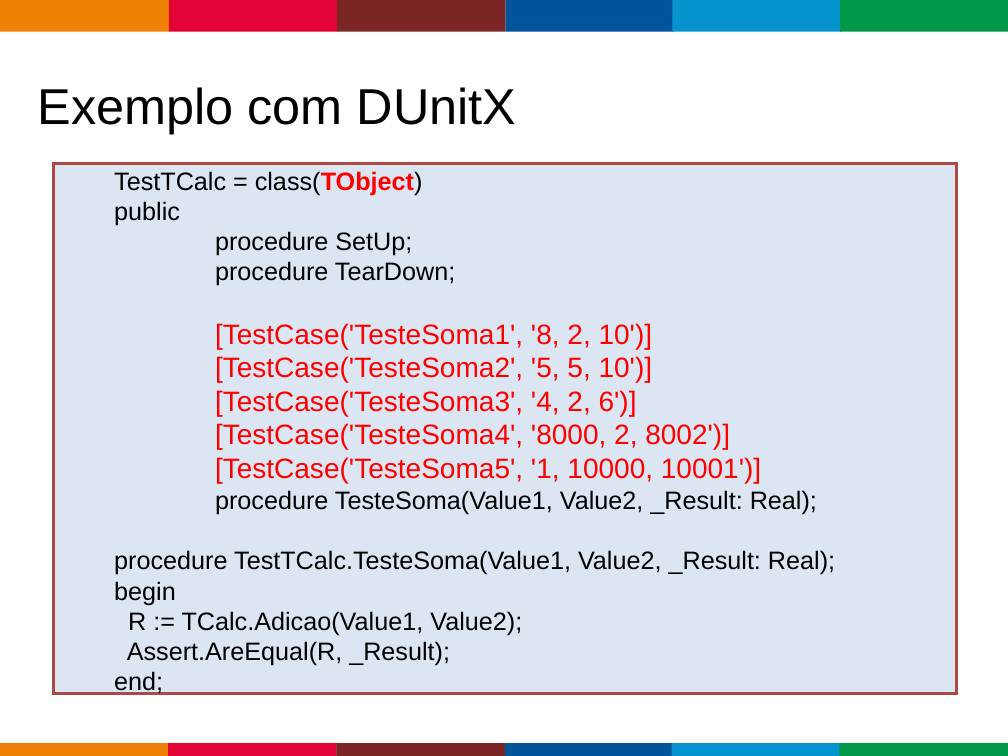
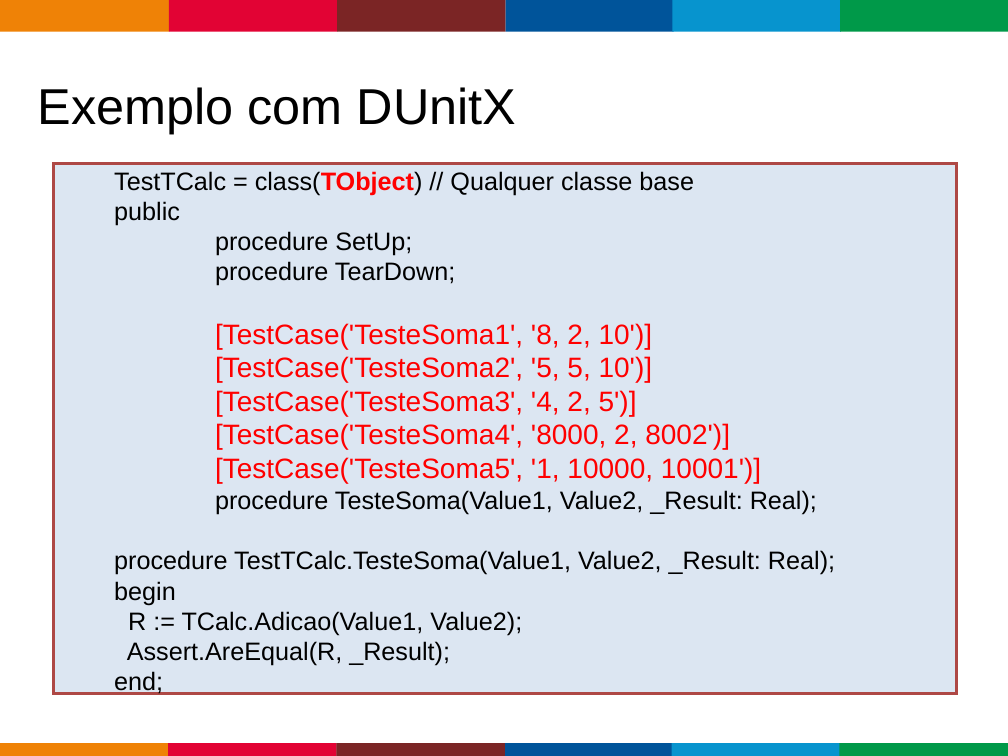
Before and after one commit to bravesoftdz/tdc-2017, a slide deck: slide 15 of Apresentação/Unittest.ppt (slide 14 before the commit). Drawn at 1008x756 pixels with LibreOffice and Linux fonts; fonts in the diff are those of the drawing; background and template pictures are left out. Boxes give left, top, right and bottom in pixels: in the first picture for what was removed or moved away, otherwise in the second. Text is boxed around its words. In the diff, an @@ line names an element or a change of style, - is before the commit and + after.

```diff
--- a/Apresentação/Unittest.ppt
+++ b/Apresentação/Unittest.ppt
@@ text in rectangle at bbox=[114, 171, 694, 195]: text changed @@
-  TestTCalc = class(TObject)
+  TestTCalc = class(TObject) // Qualquer classe base
@@ text in rectangle at bbox=[215, 390, 637, 416]: text changed @@
-  [TestCase('TesteSoma3', '4, 2, 6')]
+  [TestCase('TesteSoma3', '4, 2, 5')]
```
Also in this commit, not shown: 3 other slides changed, 3 slides added, 1 slide removed, 2 other files.
